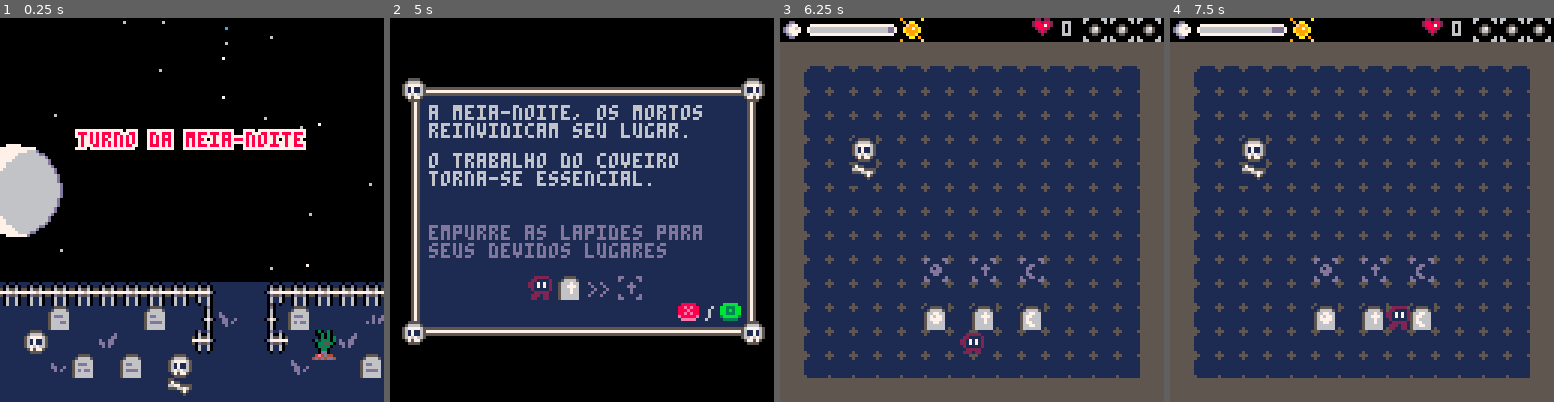
Above: before the commit, frames 1-4 (left to right).
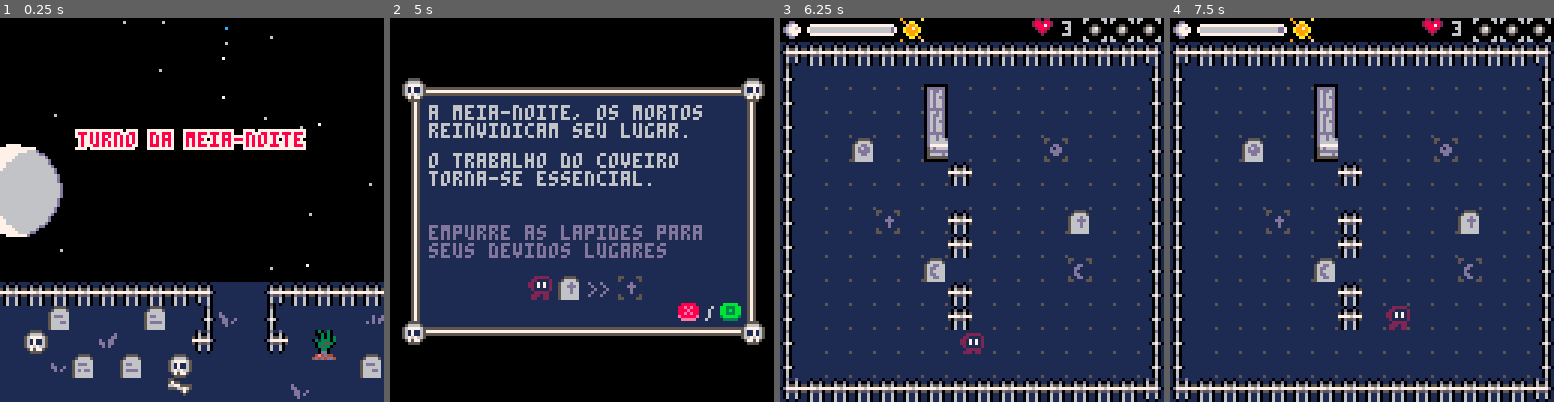
Above: after the commit, the same moments.

Repository: jeffersonrpn/turno-da-meia-noite
Game: PICO-8 cartridge midnightshift.p8
The game is run twice, just before and just after one commit, with the same random seed, the same clock (stepped at 60 frames per second) and the same inputs.
Inputs:
- Up to frame 1 (0.25 s): no input
- Up to frame 2 (5 s): tap X (X key) at 0.33, 1.07, 1.85, 2.97, 4.08 s; tap O (Z key) at 0.7, 1.7, 2.1, 2.5, 2.9, 3.3, 3.7, 4.1, 4.5, 4.9 s; hold Right 1.6-2.1 s; hold Up 2.15-2.42 s; hold Right 2.47-3.03 s; hold Left 3.08-3.58 s; hold Down 3.63-3.97 s; hold Right 4.02-4.68 s; hold Up from 4.73 s (still down)
- Up to frame 3 (6.25 s): release Up at 5.03 s; hold Left 5.08-5.68 s; tap X (X key) at 5.2 s; tap O (Z key) at 5.3, 5.7, 6.1 s; hold Down 5.73-6.03 s; hold Right from 6.08 s (still down)
- Up to frame 4 (7.5 s): tap X (X key) at 6.32, 7.43 s; tap O (Z key) at 6.5, 6.9, 7.3 s; release Right at 6.58 s; hold Right 6.63-7.13 s; hold Up 7.18-7.45 s

The runs differ from the first frame. In frame 1, 0.5% of the frame differs, in the area x 75-98%, y 75-100%; in frame 2, 0.1%; in frame 3, 32%; in frame 4, 32%, in the area x 0-100%, y 1-100%.

Commit message:
Tentativa de uma primera fase

Diff:
--- a/midnightshift.p8
+++ b/midnightshift.p8
@@ -44,16 +44,16 @@
   p_sox = 0
   p_soy = 0
   p_flip = false
-	p_frozen = false
-	p_lives = 0
+	 p_frozen = false
+	 p_lives = 3
 
   p_mov = nil
 
   tombs = {}
   ghosts = {}
   ghost_spawn_timer = 0
-	ghost_spawn_interval = 240
-	freeze_timer = 0
+	 ghost_spawn_interval = 240
+	 freeze_timer = 0
 
   -- tempo
   level_time = levels[current_level].time * 60 -- converte segundos em frames
@@ -66,12 +66,12 @@
   {
     map_x = 0,
     map_y = 0,
-    time = 10,
+    time = 30,
     ghosts = 2,
     tombs = {
-      {6, 12, 18, 5},
-      {8, 12, 19, 6},
-      {10,12, 20, 7}
+      {3, 5, 18, 5},
+      {12, 8, 19, 6},
+      {6,10, 20, 7}
     }
   },
   {
@@ -494,6 +494,7 @@
 end
 
 function moon_init()
+  moon_arrived = false
   moon_x = -12
   moon_y = 44
   moon_target_x = 8
@@ -1013,21 +1014,21 @@
 0000000000000000000000000000000000000000000000000000000000000000000000000000000000000000000000000000000000000000000000000000000000000000000000000000000000000000000000000000000000000000000000000000000000000000000000000000000000000000000000000000000000000000
 __map__
 0000000000000000000000000000000000000000000000000000000000000000000000000000000000000000000000000000000000000000000000000000000000000000000000000000000000000000000000000000000000000000000000000000000000000000000000000000000000000000000000000000000000000000
-0202020202020202020202020202020202020202020202020202020202020202020202020202020202020202020202020202020202020202020202020202020202020202020202020202020202020202000000000000000000000000000000000000000000000000000000000000000000000000000000000000000000000000
-0201010101010101010101010101010202010101010101010101010101010102020101010101010101010101010101020201010101010101010101010101010202010101010101010101010101010102000000000000000000000000000000000000000000000000000000000000000000000000000000000000000000000000
-0201010101010101010101010101010202010101010101010101010101010102020101010101010101010101010101020201010101010101010101010101010202010101010101010101010101010102000000000000000000000000000000000000000000000000000000000000000000000000000000000000000000000000
-0201010101010101010101010101010202010101010101010101010101010102020101010101010101010101010101020201010101010101010101010101010202010101010101010101010101010102000000000000000000000000000000000000000000000000000000000000000000000000000000000000000000000000
-0201010f01010101010101010101010202010101010101010101010101010102020101010101010101010101010101020201010101010101010101010101010202010101010101010101010101010102000000000000000000000000000000000000000000000000000000000000000000000000000000000000000000000000
-0201011f01010101010101010101010202010101010101010101010301010102020101010101010101010101010101020201010101010101010101010101010202010101010101010101010101010102000000000000000000000000000000000000000000000000000000000000000000000000000000000000000000000000
-0201010101010101010101010101010202010101030101010101010101010102020101010101010101010101010101020201010101010101010101010101010202010101010101010101010101010102000000000000000000000000000000000000000000000000000000000000000000000000000000000000000000000000
-0201010101010101010101010101010202010101010101010101010101010102020101010101010101010101010101020201010101010101010101010101010202010101010101010101010101010102000000000000000000000000000000000000000000000000000000000000000000000000000000000000000000000000
-0201010101010101010101010101010202010101010101010101010101010102020101010101010101010101010101020201010101010101010101010101010202010101010101010101010101010102000000000000000000000000000000000000000000000000000000000000000000000000000000000000000000000000
-0201010101011501160117010101010202010101010115011601170101010102020101010101150116011701010101020201010101011501160117010101010202010101010115011601170101010102000000000000000000000000000000000000000000000000000000000000000000000000000000000000000000000000
-0201010101010101010101010101010202010101010101010101010101010102020101010101010101010101010101020201010101010101010101010101010202010101010101010101010101010102000000000000000000000000000000000000000000000000000000000000000000000000000000000000000000000000
-0201010101010101010101010101010202010104010101010101010101040102020101010101010101010101010101020201010101010101010101010101010202010101010101010101010101010102000000000000000000000000000000000000000000000000000000000000000000000000000000000000000000000000
-0201010101010101010101010101010202010101010101010101010101010102020101010101010101010101010101020201010101010101010101010101010202010101010101010101010101010102000000000000000000000000000000000000000000000000000000000000000000000000000000000000000000000000
-0201010101010101010101010101010202010101010101010101010101010102020101010101010101010101010101020201010101010101010101010101010202010101010101010101010101010102000000000000000000000000000000000000000000000000000000000000000000000000000000000000000000000000
-0202020202020202020202020202020202020202020202020202020202020202020202020202020202020202020202020202020202020202020202020202020202020202020202020202020202020202000000000000000000000000000000000000000000000000000000000000000000000000000000000000000000000000
+4439393939393939393939393939394502020202020202020202020202020202020202020202020202020202020202020202020202020202020202020202020202020202020202020202020202020202000000000000000000000000000000000000000000000000000000000000000000000000000000000000000000000000
+5401010101010a01010101010101015502010101010101010101010101010102020101010101010101010101010101020201010101010101010101010101010202010101010101010101010101010102000000000000000000000000000000000000000000000000000000000000000000000000000000000000000000000000
+5401010101011a01010101010101015502010101010101010101010101010102020101010101010101010101010101020201010101010101010101010101010202010101010101010101010101010102000000000000000000000000000000000000000000000000000000000000000000000000000000000000000000000000
+5401010101011a01010101180101015502010101010101010101010101010102020101010101010101010101010101020201010101010101010101010101010202010101010101010101010101010102000000000000000000000000000000000000000000000000000000000000000000000000000000000000000000000000
+5401010101012a01010118150101015502010101010101010101010101010102020101010101010101010101010101020201010101010101010101010101010202010101010101010101010101010102000000000000000000000000000000000000000000000000000000000000000000000000000000000000000000000000
+5401010101010139010101010101015502010101010101010101010301010102020101010101010101010101010101020201010101010101010101010101010202010101010101010101010101010102000000000000000000000000000000000000000000000000000000000000000000000000000000000000000000000000
+5401010118010101010101010101015502010101030101010101010101010102020101010101010101010101010101020201010101010101010101010101010202010101010101010101010101010102000000000000000000000000000000000000000000000000000000000000000000000000000000000000000000000000
+5401011816010139010101010101015502010101010101010101010101010102020101010101010101010101010101020201010101010101010101010101010202010101010101010101010101010102000000000000000000000000000000000000000000000000000000000000000000000000000000000000000000000000
+5401010101010139010101011801015502010101010101010101010101010102020101010101010101010101010101020201010101010101010101010101010202010101010101010101010101010102000000000000000000000000000000000000000000000000000000000000000000000000000000000000000000000000
+5401010101010101010101181701015502010101010115011601170101010102020101010101150116011701010101020201010101011501160117010101010202010101010115011601170101010102000000000000000000000000000000000000000000000000000000000000000000000000000000000000000000000000
+5401010101010139010101010101015502010101010101010101010101010102020101010101010101010101010101020201010101010101010101010101010202010101010101010101010101010102000000000000000000000000000000000000000000000000000000000000000000000000000000000000000000000000
+5401010101010139010101010101015502010104010101010101010101040102020101010101010101010101010101020201010101010101010101010101010202010101010101010101010101010102000000000000000000000000000000000000000000000000000000000000000000000000000000000000000000000000
+5401010101010101010101010101015502010101010101010101010101010102020101010101010101010101010101020201010101010101010101010101010202010101010101010101010101010102000000000000000000000000000000000000000000000000000000000000000000000000000000000000000000000000
+5401010101010101010101010101015502010101010101010101010101010102020101010101010101010101010101020201010101010101010101010101010202010101010101010101010101010102000000000000000000000000000000000000000000000000000000000000000000000000000000000000000000000000
+6439393939393939393939393939396502020202020202020202020202020202020202020202020202020202020202020202020202020202020202020202020202020202020202020202020202020202000000000000000000000000000000000000000000000000000000000000000000000000000000000000000000000000
 0000000000000000000000000000000000000000000000000000000000000000000000000000000000000000000000000000000000000000000000000000000000000000000000000000000000000000000000000000000000000000000000000000000000000000000000000000000000000000000000000000000000000000
 0000000000000000000000000000000000000000000000000000000000000000000000000000000000000000000000000000000000000000000000000000000000000000000000000000000000000000000000000000000000000000000000000000000000000000000000000000000000000000000000000000000000000000
 0000000000000000000000000000000000000000000000000000000000000000000000000000000000000000000000000000000000000000000000000000000000000000000000000000000000000000000000000000000000000000000000000000000000000000000000000000000000000000000000000000000000000000
@@ -1040,7 +1041,7 @@
 0000000000000000000000000000000000000000000000000000000000000000000000000000000000000000000000000000000000000000000000000000000000000000000000000000000000000000000000000000000000000000000000000000000000000000000000000000000000000000000000000000000000000000
 0000000000000000000000000000000000000000000000000000000000000000000000000000000000000000000000000000000000000000000000000000000000000000000000000000000000000000000000000000000000000000000000000000000000000000000000000000000000000000000000000000000000000000
 3939393939393939451818443939393900000000000000000000000000000000000000000000000000000000000000000000000000000000000000000000000000000000000000000000000000000000000000000000000000000000000000000000000000000000000000000000000000000000000000000000000000000000
-1818191818182918550418542818183600000000000000000000000000000000000000000000000000000000000000000000000000000000000000000000000000000000000000000000000000000000000000000000000000000000000000000000000000000000000000000000000000000000000000000000000000000000
-180f18180318181865181864182e031800000000000000000000000000000000000000000000000000000000000000000000000000000000000000000000000000000000000000000000000000000000000000000000000000000000000000000000000000000000000000000000000000000000000000000000000000000000
-181837281829180f18181818043e182900000000000000000000000000000000000000000000000000000000000000000000000000000000000000000000000000000000000000000000000000000000000000000000000000000000000000000000000000000000000000000000000000000000000000000000000000000000
-181818181818181f181818181818181800000000000000000000000000000000000000000000000000000000000000000000000000000000000000000000000000000000000000000000000000000000000000000000000000000000000000000000000000000000000000000000000000000000000000000000000000000000
+1818191818182918553418541818183600000000000000000000000000000000000000000000000000000000000000000000000000000000000000000000000000000000000000000000000000000000000000000000000000000000000000000000000000000000000000000000000000000000000000000000000000000000
+180f18183318181865181864182e181800000000000000000000000000000000000000000000000000000000000000000000000000000000000000000000000000000000000000000000000000000000000000000000000000000000000000000000000000000000000000000000000000000000000000000000000000000000
+181837281829180f18181818183e181900000000000000000000000000000000000000000000000000000000000000000000000000000000000000000000000000000000000000000000000000000000000000000000000000000000000000000000000000000000000000000000000000000000000000000000000000000000
+181818181818181f181818183418181800000000000000000000000000000000000000000000000000000000000000000000000000000000000000000000000000000000000000000000000000000000000000000000000000000000000000000000000000000000000000000000000000000000000000000000000000000000
Not shown, changed: 19 lines of the sprite sheet (__gfx__) section of midnightshift.p8
